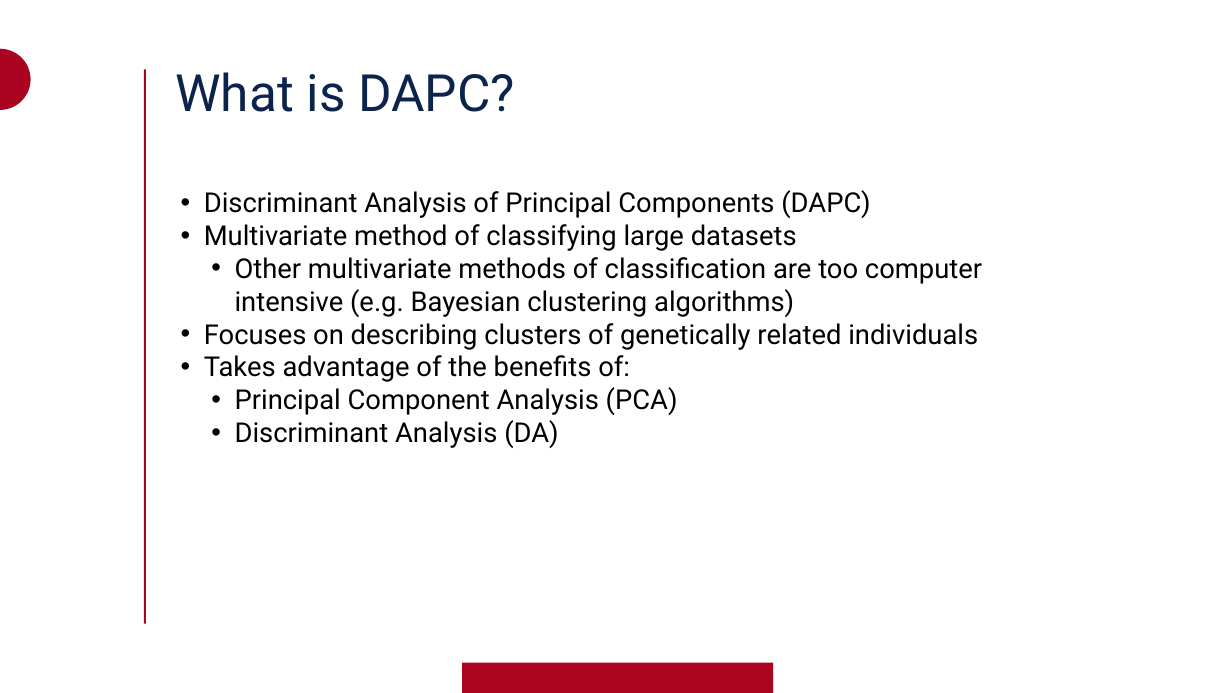
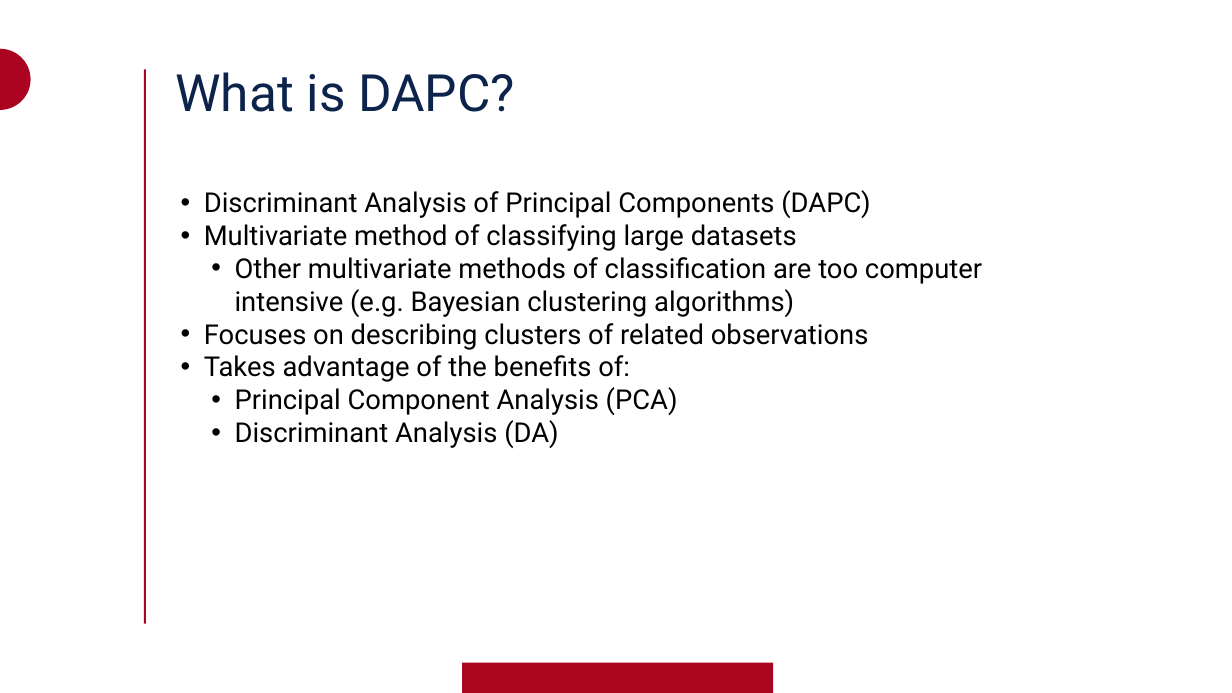
Before and after one commit to getouttatown/INFO523_DACP, a slide deck: slide 3 of DAPC_Info_523_RPM_BJMM.pptx. Drawn at 1232x693 pixels with LibreOffice and Linux fonts; fonts in the diff are those of the drawing; background and template pictures are left out. Boxes give left, top, right and bottom in pixels: in the first picture for what was removed or moved away, otherwise in the second. Text is boxed around its words. In the diff, an @@ line names an element or a change of style, - is before the commit and + after.

Commit message:
Tweaks to script and ppt

```diff
--- a/DAPC_Info_523_RPM_BJMM.pptx
+++ b/DAPC_Info_523_RPM_BJMM.pptx
@@ text at [204, 323, 869, 350]: text changed @@
-• Focuses on describing clusters of genetically related individuals
+• Focuses on describing clusters of related observations
```
Also in this commit, not shown: 1 other file.
